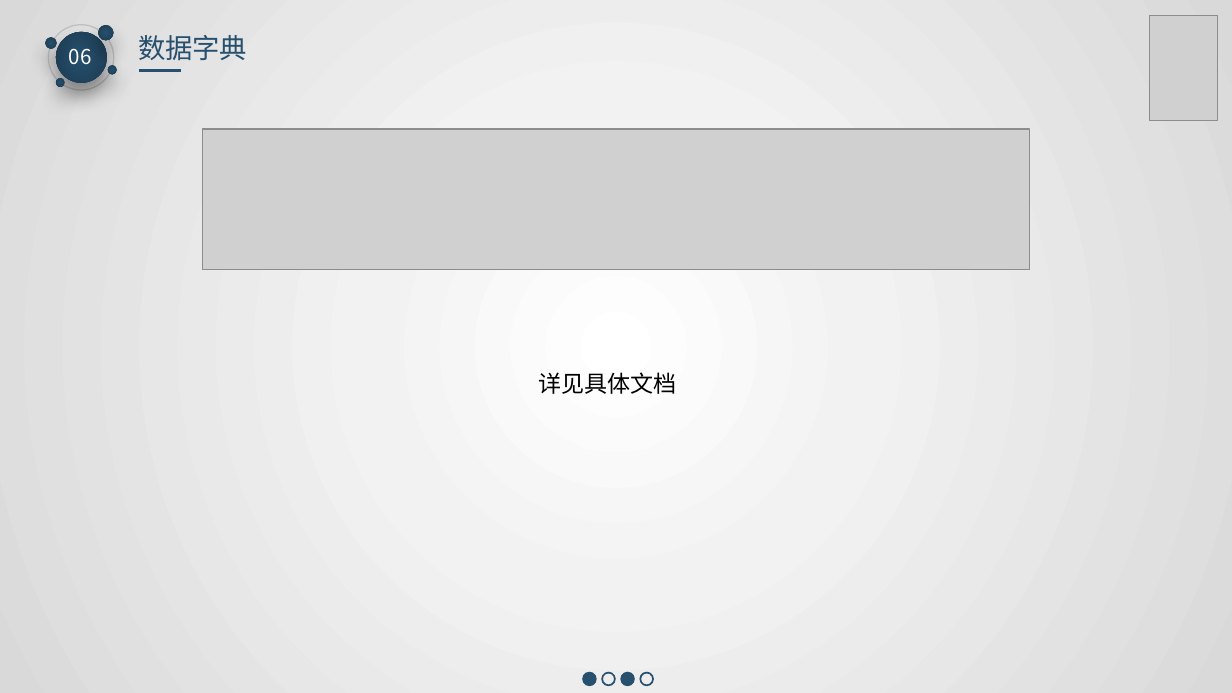
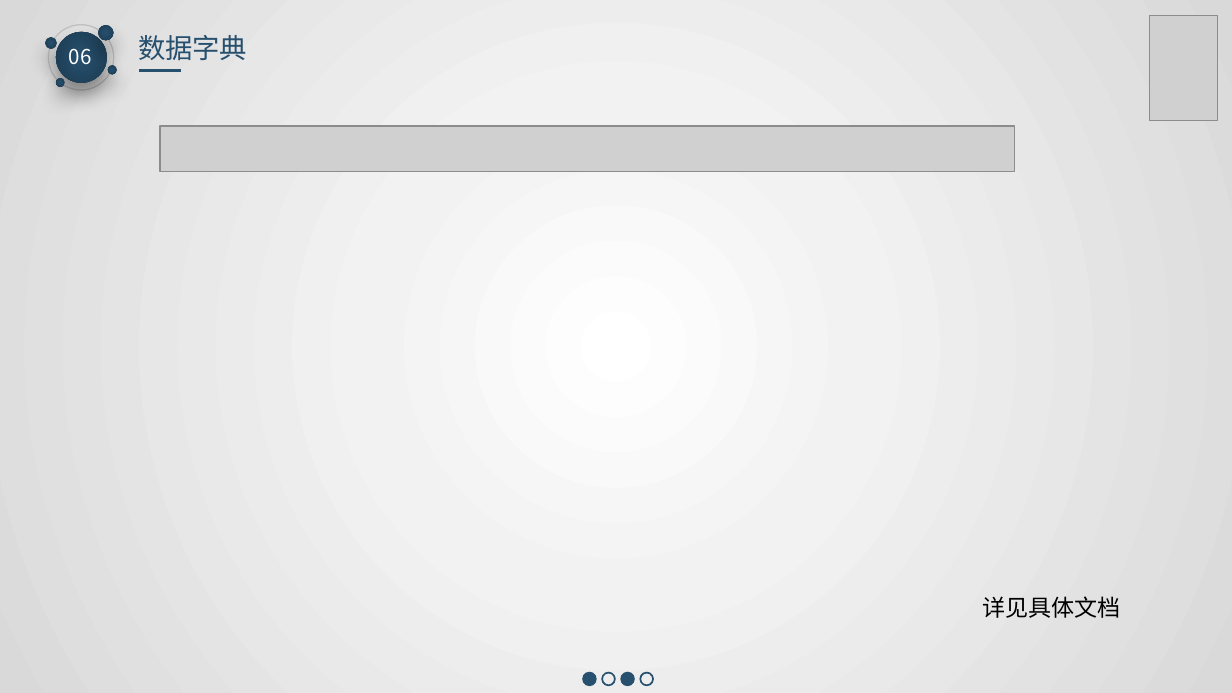
Before and after one commit to 606-Roar/2017PRD-G16, a slide deck: slide 14 of 软件工程系列教学辅助网站/非受控文档/小组作业/PPT/PRD-G16-srs评审ppt-20171221.pptx. Drawn at 1232x693 pixels with LibreOffice and Linux fonts; fonts in the diff are those of the drawing; grey boxes stand for pictures. Boxes give left, top, right and bottom in pixels: in the first picture for what was removed or moved away, otherwise in the second. Text is boxed around its words. In the diff, an @@ line names an element or a change of style, - is before the commit and + after.

```diff
--- a/软件工程系列教学辅助网站/非受控文档/小组作业/PPT/PRD-G16-srs评审ppt-20171221.pptx
+++ b/软件工程系列教学辅助网站/非受控文档/小组作业/PPT/PRD-G16-srs评审ppt-20171221.pptx
@@ picture added at (160, 126, 1014, 171) @@
@@ picture removed at (202, 129, 1030, 270) @@
@@ text "详见具体文档": place and size @@
-text "详见具体文档" at (538, 372, 676, 394)
+text "详见具体文档" at (982, 596, 1120, 618)
```
Also in this commit, not shown: 1 other file.
